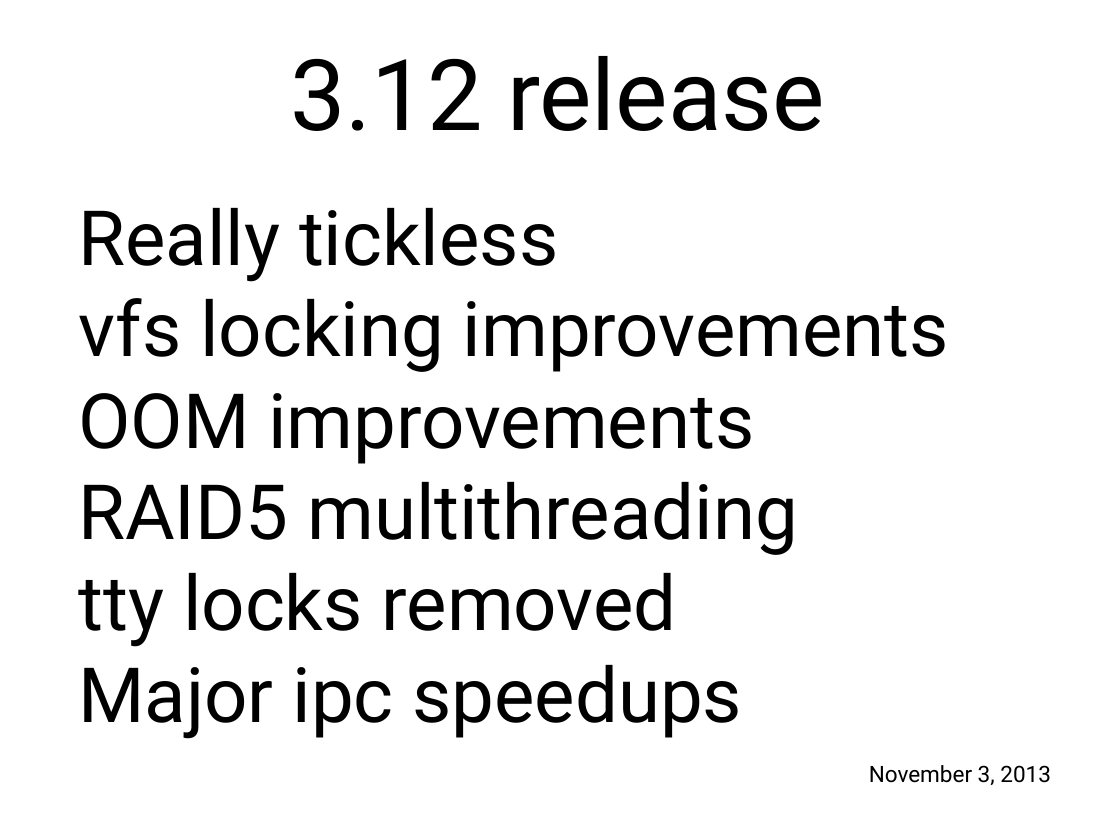
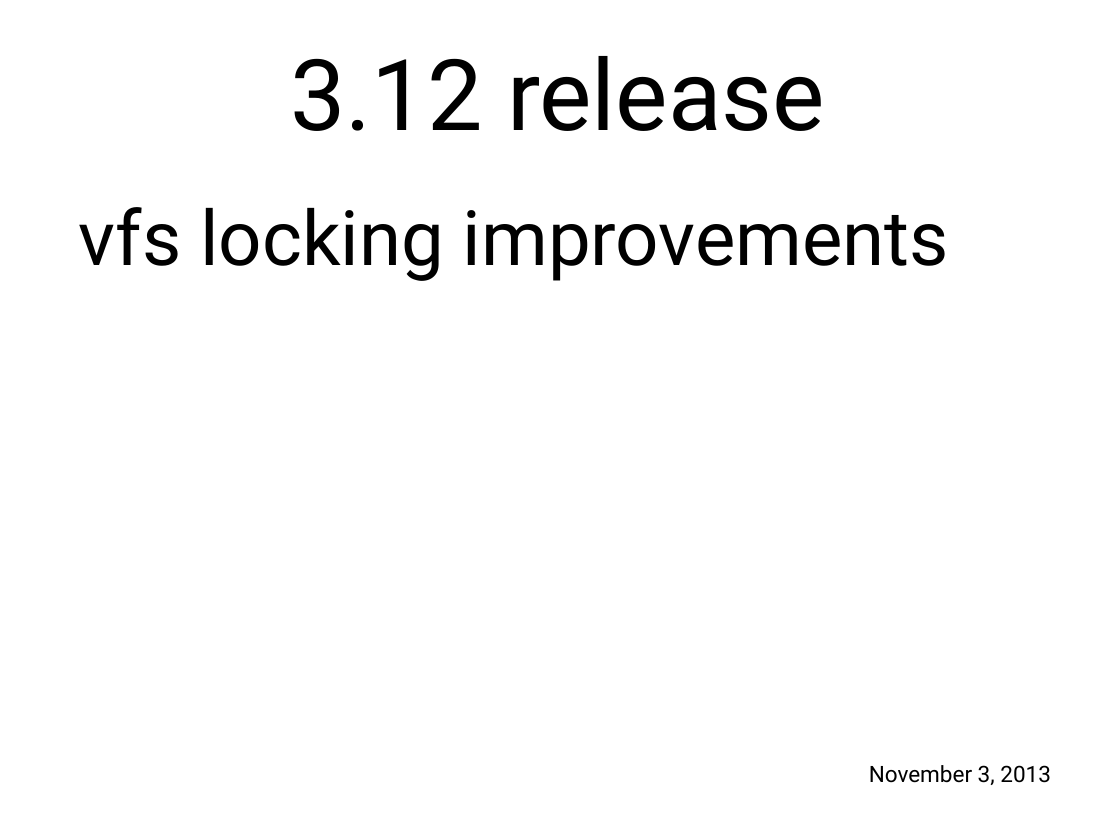
Before and after one commit to gregkh/kernel-development, a slide deck: slide 33 of lf_kernel-development.odp (slide 25 before the commit). Drawn at 1120x840 pixels with LibreOffice and Linux fonts; fonts in the diff are those of the drawing; background and template pictures are left out. Boxes give left, top, right and bottom in pixels: in the first picture for what was removed or moved away, otherwise in the second. Text is boxed around its words. In the diff, an @@ line names an element or a change of style, - is before the commit and + after.

```diff
--- a/lf_kernel-development.odp
+++ b/lf_kernel-development.odp
@@ text at (78, 208, 558, 282): paragraph removed @@
-Really tickless
@@ text at (78, 393, 798, 739): paragraphs removed @@
-OOM improvements
-RAID5 multithreading
-tty locks removed
-Major ipc speedups
```
Also in this commit, not shown: 3 other slides changed, 13 slides added, 4 slides removed, 1 other file.
